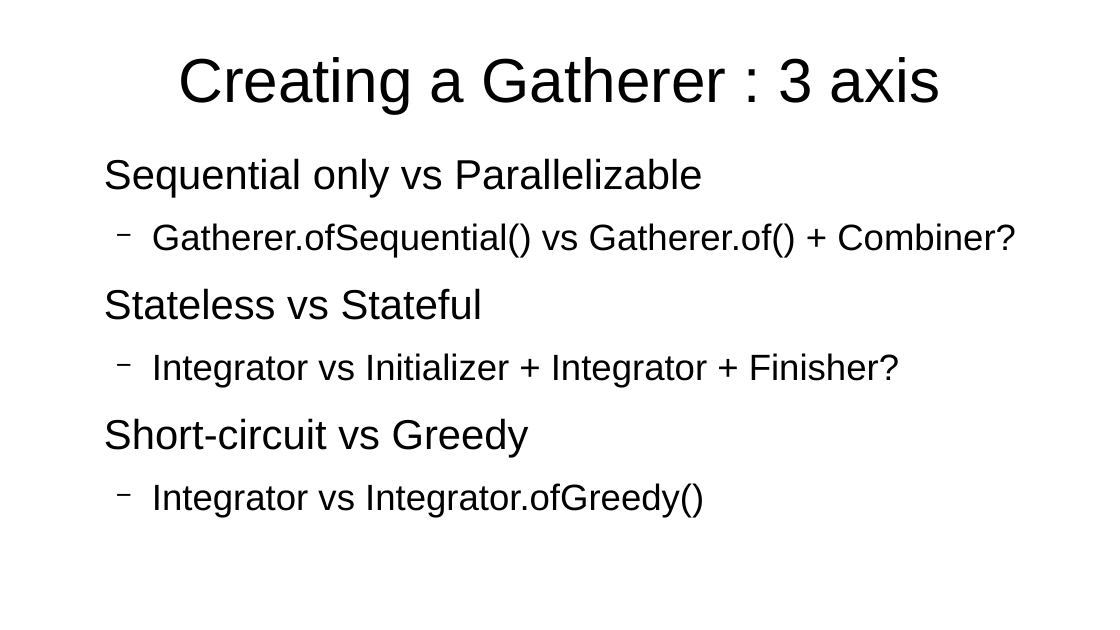
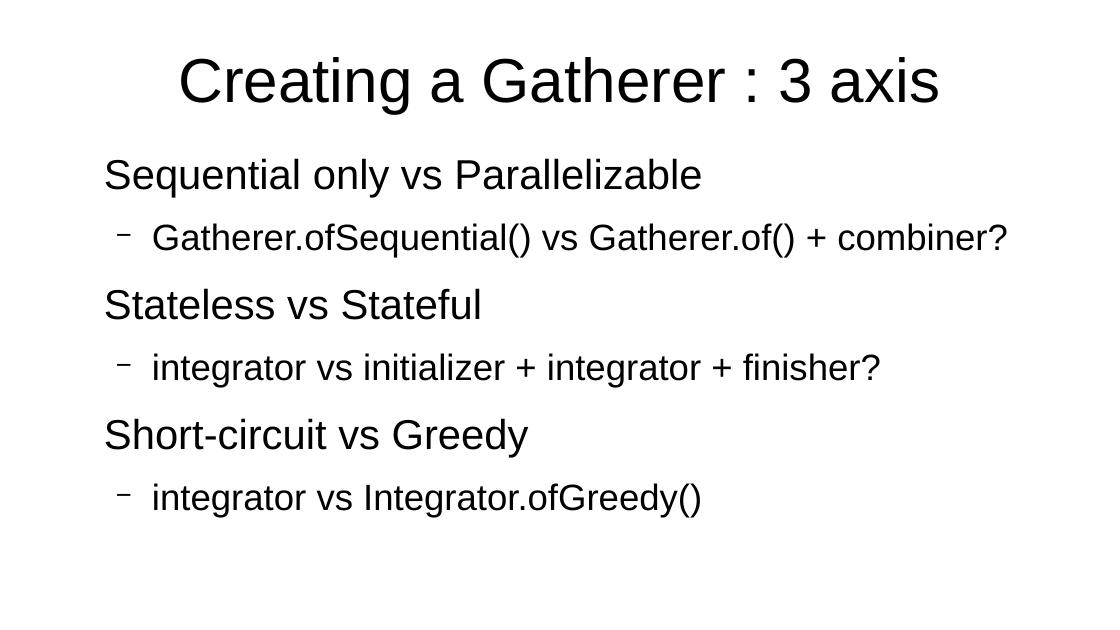
Before and after one commit to forax/we_are_all_to_gather, a slide deck: slide 17 of We are all to gather.odp (slide 18 before the commit). Drawn at 1120x630 pixels with LibreOffice and Linux fonts; fonts in the diff are those of the drawing. Boxes give left, top, right and bottom in pixels: in the first picture for what was removed or moved away, otherwise in the second. Text is boxed around its words. In the diff, an @@ line names an element or a change of style, - is before the commit and + after.

```diff
--- a/We are all to gather.odp
+++ b/We are all to gather.odp
@@ text at bbox=[152, 223, 1008, 257]: text changed @@
-  − Gatherer.ofSequential() vs Gatherer.of() + Combiner?
+  − Gatherer.ofSequential() vs Gatherer.of() + combiner?
@@ text at bbox=[152, 353, 881, 387]: text changed @@
-  − Integrator vs Initializer + Integrator + Finisher?
+  − integrator vs initializer + integrator + finisher?
@@ text at bbox=[152, 483, 702, 517]: text changed @@
-  − Integrator vs Integrator.ofGreedy()
+  − integrator vs Integrator.ofGreedy()
```
Also in this commit, not shown: 7 other slides changed, 4 slides added, 2 slides removed, 4 other files.
